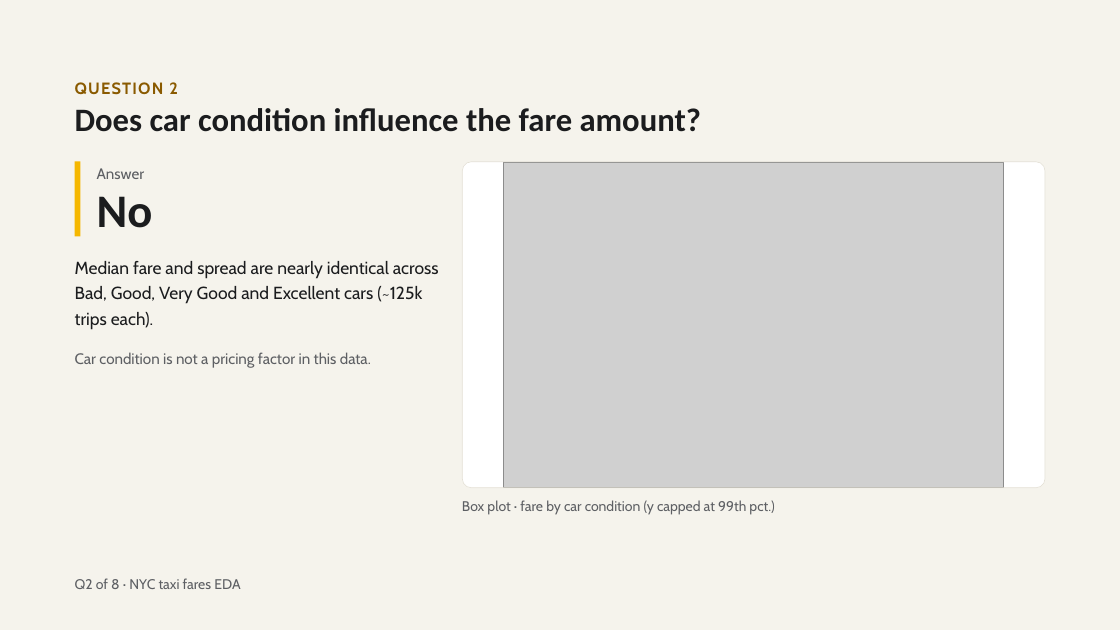
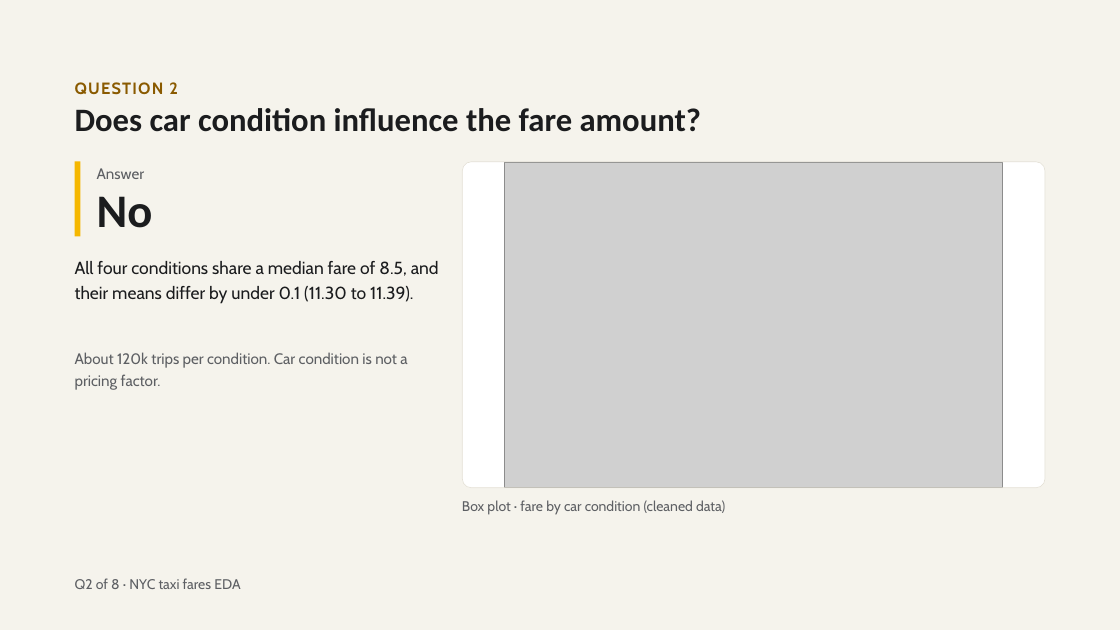
Before and after one commit to Youssef57-T/Cellula-Internship-MlEngineer, a slide deck: slide 7 of NYC Taxi Fares — 8 Questions.pptx (slide 6 before the commit). Drawn at 1120x630 pixels with LibreOffice and Linux fonts; fonts in the diff are those of the drawing; grey boxes stand for pictures. Boxes give left, top, right and bottom in pixels: in the first picture for what was removed or moved away, otherwise in the second. Text is boxed around its words. In the diff, an @@ line names an element or a change of style, - is before the commit and + after.

```diff
--- a/NYC Taxi Fares — 8 Questions.pptx
+++ b/NYC Taxi Fares — 8 Questions.pptx
@@ text at [75, 261, 439, 304]: text changed @@
-Median fare and spread are nearly identical across Bad, Good, Very Good and Excellent cars (~125k trips each).
+All four conditions share a median fare of 8.5, and their means differ by under 0.1 (11.30 to 11.39).
@@ text at [75, 352, 407, 389]: text changed @@
-Car condition is not a pricing factor in this data.
+About 120k trips per condition. Car condition is not a pricing factor.
@@ text at [462, 500, 725, 515]: text changed @@
-Box plot · fare by car condition (y capped at 99th pct.)
+Box plot · fare by car condition (cleaned data)
```
Also in this commit, not shown: 9 other slides changed, 2 slides added, 1 slide removed.
